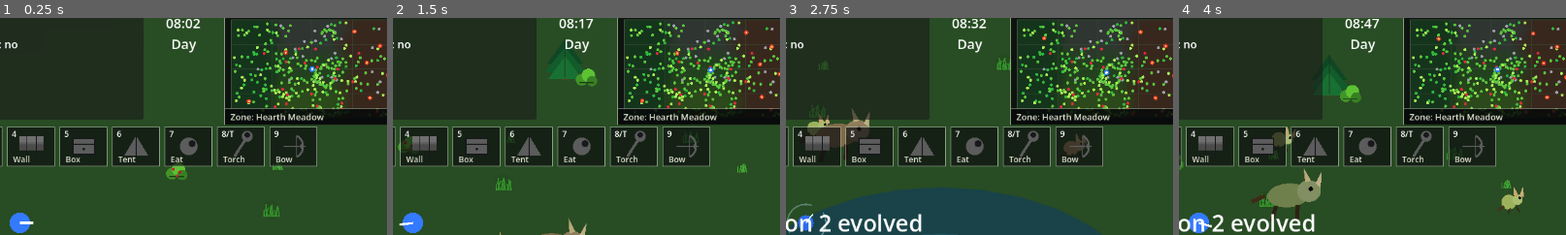
Above: before the commit, frames 1-4 (left to right).
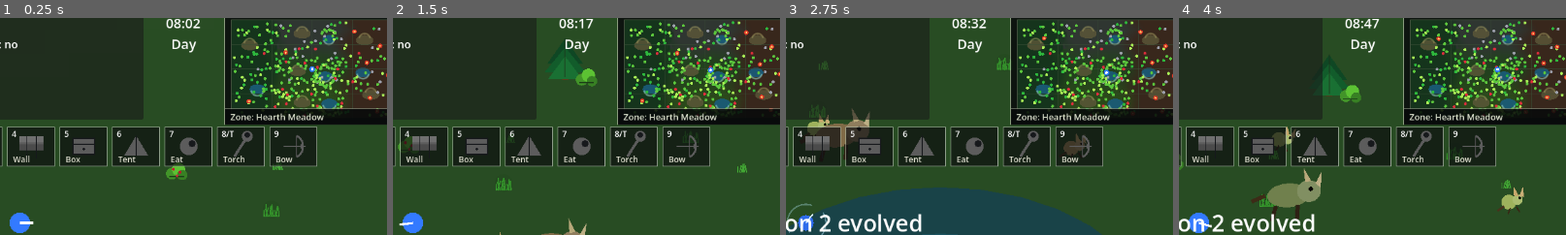
Above: after the commit, the same moments.

Repository: krisstoof/apex-shift-2d
Game: Godot game, scene res://scenes/main.tscn
Two runs of this game, one before a commit and one after it. Both use one fixed random seed, a clock stepped at 60 frames per second and the inputs below.
Inputs (mouse positions are % of the whole screen's width and height, from its top left):
- Up to frame 1 (0.25 s): no input
- Up to frame 2 (1.5 s): tap Enter at 0.5 s; move the mouse to (72, 45) at 0.52 s; hold D (move_right) 0.53-1.28 s; hold Shift 0.53-1.28 s; click (72, 45) at 0.67 s; tap Space at 0.77 s; move the mouse to (30, 55) at 1.27 s; hold S (move_down) from 1.28 s (still down); tap E at 1.35 s
- Up to frame 3 (2.75 s): tap Space at 1.52 s; move the mouse to (60, 28) at 2.02 s; release S (move_down) at 2.03 s; hold D (move_right) from 2.03 s (still down); tap G at 2.1 s
- Up to frame 4 (4 s): move the mouse to (45, 70) at 2.77 s; release D (move_right) at 2.78 s; hold W (move_up) 2.78-3.53 s; tap 1 at 2.85 s; click (45, 70) at 2.92 s; tap Space at 3.02, 3.77 s; move the mouse to (80, 65) at 3.52 s; hold A (move_left) from 3.53 s (still down); tap 2 at 3.6 s
The pictures show only the part of the screen within x 47-97%, y 3-53%; the shares and areas given below are measured in that part.

The runs differ from the first frame. In frame 1, 1.7% of the frame differs, in the area x 62-98%, y 3-42%; in frame 2, 1.7%; in frame 3, 1.7%; in frame 4, 1.7%.

Commit message:
feature/#85 Update maps for larger world landmarks

Diff:
--- a/scripts/ui/hud.gd
+++ b/scripts/ui/hud.gd
@@ -45,8 +45,9 @@
 	var world := get_tree().current_scene.get_node_or_null("World")
 	var world_rect: Rect2 = world.get_world_rect() if world and world.has_method("get_world_rect") else WORLD_CONFIG.WORLD_RECT
 	var biome_zones: Array[Dictionary] = world.get_biome_zones() if world and world.has_method("get_biome_zones") else WORLD_CONFIG.get_biome_zones()
-	minimap.bind(player, world_rect, biome_zones)
-	map_screen.bind(player, evolution_director, day_night_system, world_rect, biome_zones)
+	var landmarks: Array[Dictionary] = world.get_landmarks() if world and world.has_method("get_landmarks") else WORLD_CONFIG.get_landmarks()
+	minimap.bind(player, world_rect, biome_zones, landmarks)
+	map_screen.bind(player, evolution_director, day_night_system, world_rect, biome_zones, landmarks)
 	debug_panel.bind(player, evolution_director, day_night_system, ecosystem_director)
 
 
--- a/scripts/ui/map_screen.gd
+++ b/scripts/ui/map_screen.gd
@@ -12,6 +12,7 @@
 var day_night_system: Node
 var world_rect := WORLD_CONFIG.WORLD_RECT
 var biome_zones: Array[Dictionary] = []
+var landmarks: Array[Dictionary] = []
 var biome_blend_texture: ImageTexture
 var biome_blend_colors_key := ""
 
@@ -22,12 +23,13 @@
 	visible = false
 
 
-func bind(p_player: Node2D, p_evolution_director: Node, p_day_night_system: Node, p_world_rect: Rect2, p_biome_zones: Array[Dictionary]) -> void:
+func bind(p_player: Node2D, p_evolution_director: Node, p_day_night_system: Node, p_world_rect: Rect2, p_biome_zones: Array[Dictionary], p_landmarks: Array[Dictionary] = []) -> void:
 	player = p_player
 	evolution_director = p_evolution_director
 	day_night_system = p_day_night_system
 	world_rect = p_world_rect
 	biome_zones = p_biome_zones
+	landmarks = p_landmarks
 	queue_redraw()
 
 
@@ -39,6 +41,7 @@
 func _draw() -> void:
 	if not visible:
 		return
+	_refresh_landmarks_from_world()
 	var screen_rect := Rect2(Vector2.ZERO, size)
 	var inner_rect := screen_rect.grow(-PADDING)
 	var info_width: float = min(360.0, inner_rect.size.x * 0.32)
@@ -57,9 +60,11 @@
 	draw_rect(map_rect, Color(0.10, 0.14, 0.10), true)
 	_draw_biomes(map_rect)
 	_draw_grid(map_rect)
+	_draw_landmarks(map_rect)
 	_draw_resources(map_rect)
 	_draw_varnaks(map_rect)
 	_draw_player(map_rect)
+	_draw_map_legend(map_rect)
 	draw_rect(map_rect, Color(0.30, 0.36, 0.28, 0.85), false, 1.0)
 
 
@@ -68,6 +73,8 @@
 	draw_rect(rect, Color(0.70, 0.74, 0.66, 0.78), false, 1.0)
 	var profile: Dictionary = evolution_director.get_profile() if evolution_director else {}
 	var live_varnaks := get_tree().get_nodes_in_group("varnak").size()
+	var pond_count := _get_landmark_count("pond")
+	var hill_count := _get_landmark_count("hill")
 	var zone_name := _get_player_zone_name()
 	var time_label := _get_time_label()
 	var lines := [
@@ -75,6 +82,7 @@
 		"",
 		"Zone: %s" % zone_name,
 		"Day: %d  Time: %s %s" % [day_night_system.get_day() if day_night_system else 1, _get_clock_time(), time_label],
+		"Ponds: %d  Hills: %d" % [pond_count, hill_count],
 		"Live Varnaks: %d" % live_varnaks,
 		"",
 		"Player",
@@ -139,6 +147,91 @@
 	for resource in get_tree().get_nodes_in_group("resources"):
 		if is_instance_valid(resource):
 			draw_circle(_world_to_map(resource.global_position, map_rect), 3.0, _get_resource_color(resource))
+
+
+func _draw_landmarks(map_rect: Rect2) -> void:
+	for landmark in landmarks:
+		var center := _world_to_map(Vector2(landmark.get("position", Vector2.ZERO)), map_rect)
+		var radius := _world_radius_to_map(float(landmark.get("radius", 80.0)), map_rect)
+		match str(landmark.get("type", "")):
+			"pond":
+				_draw_pond_marker(center, radius)
+				_draw_landmark_label(center, _get_landmark_label(landmark), Color(0.72, 0.92, 0.88))
+			"hill":
+				_draw_hill_marker(center, radius)
+				_draw_landmark_label(center, _get_landmark_label(landmark), Color(0.86, 0.82, 0.56))
+
+
+func _refresh_landmarks_from_world() -> void:
+	if not landmarks.is_empty():
+		return
+	var world := get_tree().current_scene.get_node_or_null("World")
+	if world and world.has_method("get_landmarks"):
+		landmarks = world.get_landmarks()
+
+
+func _draw_pond_marker(center: Vector2, radius: float) -> void:
+	var marker_radius: float = clamp(radius, 8.0, 34.0)
+	_draw_filled_ellipse(Rect2(center - Vector2(marker_radius, marker_radius * 0.62), Vector2(marker_radius * 2.0, marker_radius * 1.24)), Color(0.08, 0.31, 0.43, 0.92))
+	_draw_filled_ellipse(Rect2(center - Vector2(marker_radius * 0.64, marker_radius * 0.34), Vector2(marker_radius * 1.28, marker_radius * 0.68)), Color(0.15, 0.48, 0.56, 0.62))
+	draw_arc(center, marker_radius * 0.82, deg_to_rad(18.0), deg_to_rad(164.0), 18, Color(0.62, 0.88, 0.82, 0.55), 2.0, true)
+
+
+func _draw_hill_marker(center: Vector2, radius: float) -> void:
+	var marker_radius: float = clamp(radius, 9.0, 38.0)
+	_draw_filled_ellipse(Rect2(center - Vector2(marker_radius, marker_radius * 0.58), Vector2(marker_radius * 2.0, marker_radius * 1.16)), Color(0.34, 0.33, 0.22, 0.86))
+	_draw_filled_ellipse(Rect2(center - Vector2(marker_radius * 0.62, marker_radius * 0.34), Vector2(marker_radius * 1.24, marker_radius * 0.68)), Color(0.43, 0.42, 0.27, 0.48))
+	draw_arc(center + Vector2(0.0, -marker_radius * 0.10), marker_radius * 0.66, deg_to_rad(198.0), deg_to_rad(342.0), 18, Color(0.64, 0.61, 0.38, 0.55), 2.0, true)
+
+
+func _draw_filled_ellipse(rect: Rect2, ellipse_color: Color) -> void:
+	var points := PackedVector2Array()
+	var center := rect.get_center()
+	var radii := rect.size * 0.5
+	for i in range(28):
+		var angle := TAU * float(i) / 28.0
+		points.append(center + Vector2(cos(angle) * radii.x, sin(angle) * radii.y))
+	draw_colored_polygon(points, ellipse_color)
+
+
+func _draw_landmark_label(center: Vector2, label: String, color: Color) -> void:
+	if label.is_empty():
+		return
+	var font := get_theme_default_font()
+	var label_size := font.get_string_size(label, HORIZONTAL_ALIGNMENT_LEFT, -1.0, 12)
+	var label_position := center + Vector2(-label_size.x * 0.5, 22.0)
+	draw_rect(Rect2(label_position + Vector2(-4.0, -12.0), label_size + Vector2(8.0, 16.0)), Color(0.02, 0.025, 0.02, 0.58), true)
+	draw_string(font, label_position, label, HORIZONTAL_ALIGNMENT_LEFT, -1.0, 12, color)
+
+
+func _get_landmark_label(landmark: Dictionary) -> String:
+	var landmark_id := str(landmark.get("id", ""))
+	if landmark_id.is_empty():
+		return ""
+	var words := landmark_id.replace("_", " ").split(" ")
+	var label_parts: Array[String] = []
+	for word in words:
+		if str(word).is_empty():
+			continue
+		label_parts.append(str(word).capitalize())
+	return " ".join(label_parts)
+
+
+func _draw_map_legend(map_rect: Rect2) -> void:
+	var legend_rect := Rect2(map_rect.position + Vector2(14.0, 14.0), Vector2(154.0, 118.0))
+	draw_rect(legend_rect, Color(0.025, 0.032, 0.028, 0.78), true)
+	draw_rect(legend_rect, Color(0.70, 0.74, 0.66, 0.34), false, 1.0)
+	var font := get_theme_default_font()
+	draw_string(font, legend_rect.position + Vector2(10.0, 20.0), "Legend", HORIZONTAL_ALIGNMENT_LEFT, -1.0, 14, Color(0.95, 0.92, 0.78))
+	_draw_legend_entry(legend_rect.position + Vector2(12.0, 40.0), "Pond", Color(0.12, 0.47, 0.56))
+	_draw_legend_entry(legend_rect.position + Vector2(12.0, 60.0), "Hill", Color(0.48, 0.45, 0.28))
+	_draw_legend_entry(legend_rect.position + Vector2(12.0, 80.0), "Resource", Color(0.67, 0.95, 0.34))
+	_draw_legend_entry(legend_rect.position + Vector2(12.0, 100.0), "Varnak", Color(0.88, 0.22, 0.16))
+
+
+func _draw_legend_entry(position: Vector2, label: String, color: Color) -> void:
+	draw_circle(position + Vector2(5.0, -4.0), 4.5, color)
+	draw_string(get_theme_default_font(), position + Vector2(16.0, 0.0), label, HORIZONTAL_ALIGNMENT_LEFT, -1.0, 12, Color(0.86, 0.88, 0.82))
 
 
 func _draw_varnaks(map_rect: Rect2) -> void:
@@ -252,6 +345,12 @@
 	return map_rect.position + normalized * map_rect.size
 
 
+func _world_radius_to_map(world_radius: float, map_rect: Rect2) -> float:
+	var x_scale := map_rect.size.x / world_rect.size.x
+	var y_scale := map_rect.size.y / world_rect.size.y
+	return world_radius * min(x_scale, y_scale)
+
+
 func _get_player_zone_name() -> String:
 	if not is_instance_valid(player):
 		return "Unknown"
@@ -259,6 +358,14 @@
 		if Geometry2D.is_point_in_polygon(player.global_position, PackedVector2Array(biome["points"])):
 			return str(biome.get("name", "Unknown"))
 	return "Wilderness"
+
+
+func _get_landmark_count(landmark_type: String) -> int:
+	var count := 0
+	for landmark in landmarks:
+		if str(landmark.get("type", "")) == landmark_type:
+			count += 1
+	return count
 
 
 func _get_time_label() -> String:
--- a/scripts/ui/minimap.gd
+++ b/scripts/ui/minimap.gd
@@ -9,6 +9,7 @@
 var player: Node2D
 var world_rect := WORLD_CONFIG.WORLD_RECT
 var biome_zones: Array[Dictionary] = []
+var landmarks: Array[Dictionary] = []
 var biome_blend_texture: ImageTexture
 var biome_blend_colors_key := ""
 
@@ -17,10 +18,11 @@
 	texture_filter = CanvasItem.TEXTURE_FILTER_LINEAR
 
 
-func bind(p_player: Node2D, p_world_rect: Rect2, p_biome_zones: Array[Dictionary]) -> void:
+func bind(p_player: Node2D, p_world_rect: Rect2, p_biome_zones: Array[Dictionary], p_landmarks: Array[Dictionary] = []) -> void:
 	player = p_player
 	world_rect = p_world_rect
 	biome_zones = p_biome_zones
+	landmarks = p_landmarks
 	queue_redraw()
 
 
@@ -29,6 +31,7 @@
 
 
 func _draw() -> void:
+	_refresh_landmarks_from_world()
 	var map_rect := Rect2(Vector2.ZERO, size)
 	var content_rect := map_rect.grow(-PADDING)
 
@@ -37,6 +40,7 @@
 	draw_rect(content_rect, Color(0.11, 0.18, 0.11, 0.94), true)
 	draw_rect(content_rect, Color(0.35, 0.43, 0.32, 0.8), false, 1.0)
 	_draw_biomes(content_rect)
+	_draw_landmarks(content_rect)
 	_draw_grid(content_rect)
 	_draw_resources(content_rect)
 	_draw_varnaks(content_rect)
@@ -146,6 +150,47 @@
 		draw_line(Vector2(content_rect.position.x, y), Vector2(content_rect.end.x, y), grid_color, 1.0)
 
 
+func _draw_landmarks(content_rect: Rect2) -> void:
+	for landmark in landmarks:
+		var center := _world_to_map(Vector2(landmark.get("position", Vector2.ZERO)), content_rect)
+		var radius := _world_radius_to_map(float(landmark.get("radius", 80.0)), content_rect)
+		match str(landmark.get("type", "")):
+			"pond":
+				_draw_pond_marker(center, radius)
+			"hill":
+				_draw_hill_marker(center, radius)
+
+
+func _refresh_landmarks_from_world() -> void:
+	if not landmarks.is_empty():
+		return
+	var world := get_tree().current_scene.get_node_or_null("World")
+	if world and world.has_method("get_landmarks"):
+		landmarks = world.get_landmarks()
+
+
+func _draw_pond_marker(center: Vector2, radius: float) -> void:
+	var marker_radius: float = clamp(radius, 4.0, 12.0)
+	_draw_filled_ellipse(Rect2(center - Vector2(marker_radius, marker_radius * 0.62), Vector2(marker_radius * 2.0, marker_radius * 1.24)), Color(0.10, 0.36, 0.48, 0.90))
+	draw_arc(center, marker_radius * 0.82, deg_to_rad(18.0), deg_to_rad(164.0), 12, Color(0.62, 0.88, 0.82, 0.55), 1.2, true)
+
+
+func _draw_hill_marker(center: Vector2, radius: float) -> void:
+	var marker_radius: float = clamp(radius, 4.5, 13.0)
+	_draw_filled_ellipse(Rect2(center - Vector2(marker_radius, marker_radius * 0.58), Vector2(marker_radius * 2.0, marker_radius * 1.16)), Color(0.36, 0.34, 0.22, 0.82))
+	draw_arc(center + Vector2(0.0, -marker_radius * 0.10), marker_radius * 0.66, deg_to_rad(198.0), deg_to_rad(342.0), 12, Color(0.64, 0.61, 0.38, 0.55), 1.2, true)
+
+
+func _draw_filled_ellipse(rect: Rect2, ellipse_color: Color) -> void:
+	var points := PackedVector2Array()
+	var center := rect.get_center()
+	var radii := rect.size * 0.5
+	for i in range(20):
+		var angle := TAU * float(i) / 20.0
+		points.append(center + Vector2(cos(angle) * radii.x, sin(angle) * radii.y))
+	draw_colored_polygon(points, ellipse_color)
+
+
 func _draw_resources(content_rect: Rect2) -> void:
 	for resource in get_tree().get_nodes_in_group("resources"):
 		if not is_instance_valid(resource):
@@ -195,6 +240,12 @@
 	normalized.x = clamp(normalized.x, 0.0, 1.0)
 	normalized.y = clamp(normalized.y, 0.0, 1.0)
 	return content_rect.position + normalized * content_rect.size
+
+
+func _world_radius_to_map(world_radius: float, content_rect: Rect2) -> float:
+	var x_scale := content_rect.size.x / world_rect.size.x
+	var y_scale := content_rect.size.y / world_rect.size.y
+	return world_radius * min(x_scale, y_scale)
 
 
 func _get_resource_color(resource: Node) -> Color:
--- a/scripts/world/world.gd
+++ b/scripts/world/world.gd
@@ -97,6 +97,8 @@
 
 
 func get_landmarks() -> Array[Dictionary]:
+	if landmarks.is_empty():
+		return WORLD_CONFIG.get_landmarks()
 	return landmarks.duplicate(true)
 
 
